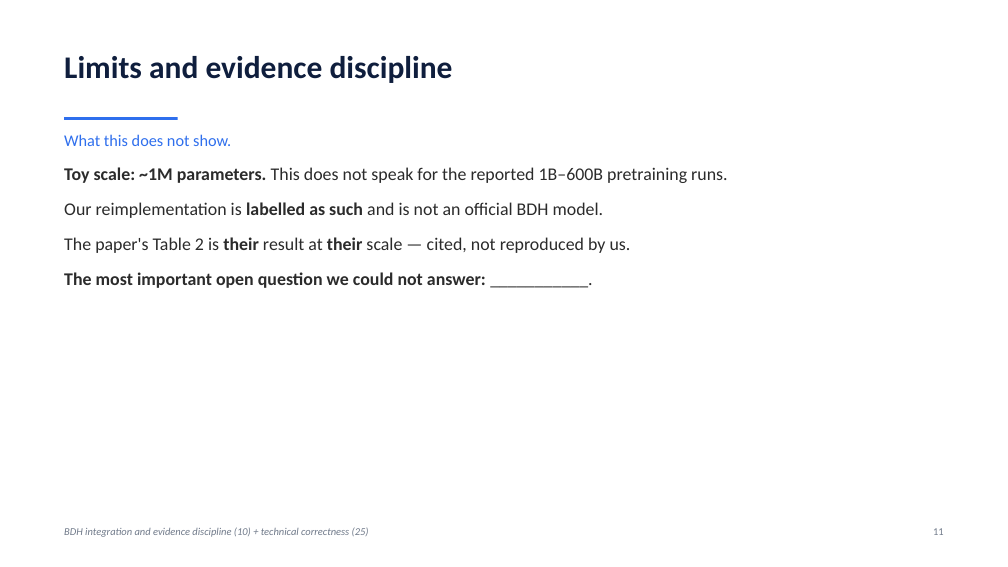
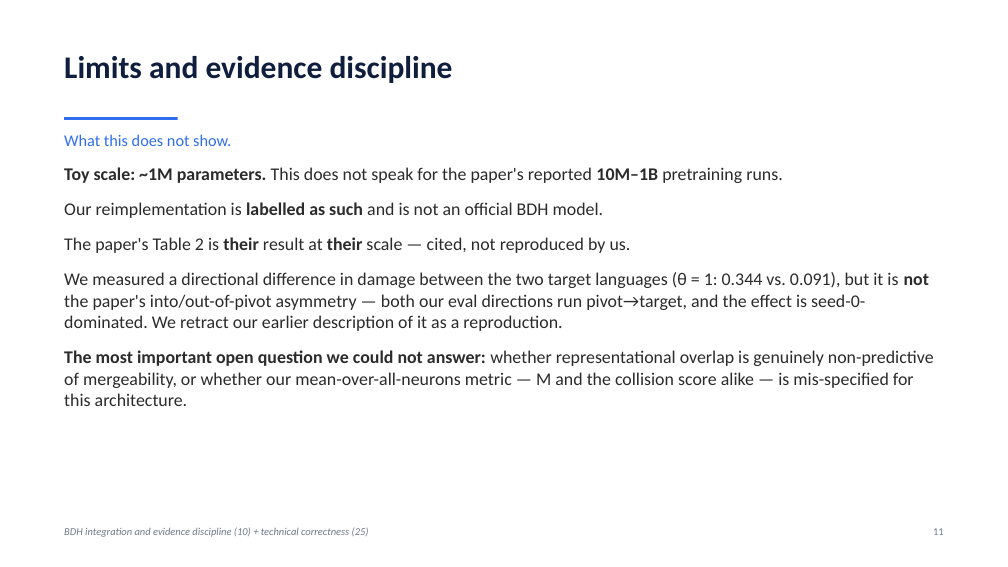
Before and after one commit to Koustav-github/KDAG-Dataforge, a slide deck: slide 11 of docs/Model_Surgery_Deck.pptx. Drawn at 1008x567 pixels with LibreOffice and Linux fonts; fonts in the diff are those of the drawing. Boxes give left, top, right and bottom in pixels: in the first picture for what was removed or moved away, otherwise in the second. Text is boxed around its words. In the diff, an @@ line names an element or a change of style, - is before the commit and + after.

```diff
--- a/docs/Model_Surgery_Deck.pptx
+++ b/docs/Model_Surgery_Deck.pptx
@@ text at bbox=[64, 167, 782, 183]: text changed @@
-Toy scale: ~1M parameters. This does not speak for the reported 1B–600B pretraining runs.
+Toy scale: ~1M parameters. This does not speak for the paper's reported 10M–1B pretraining runs.
@@ text at bbox=[64, 272, 934, 406]: text changed; bold off @@
-The most important open question we could not answer: ___________.
+We measured a directional difference in damage between the two target languages (θ = 1: 0.344 vs. 0.091), but it is not the paper's into/out-of-pivot asymmetry — both our eval directions run pivot→target, and the effect is seed-0-dominated. We retract our earlier description of it as a reproduction.
+The most important open question we could not answer: whether representational overlap is genuinely non-predictive of mergeability, or whether our mean-over-all-neurons metric — M and the collision score alike — is mis-specified for this architecture.
```
Also in this commit, not shown: 6 other slides changed, 2 slides added, 2 slides removed, 6 other files.
